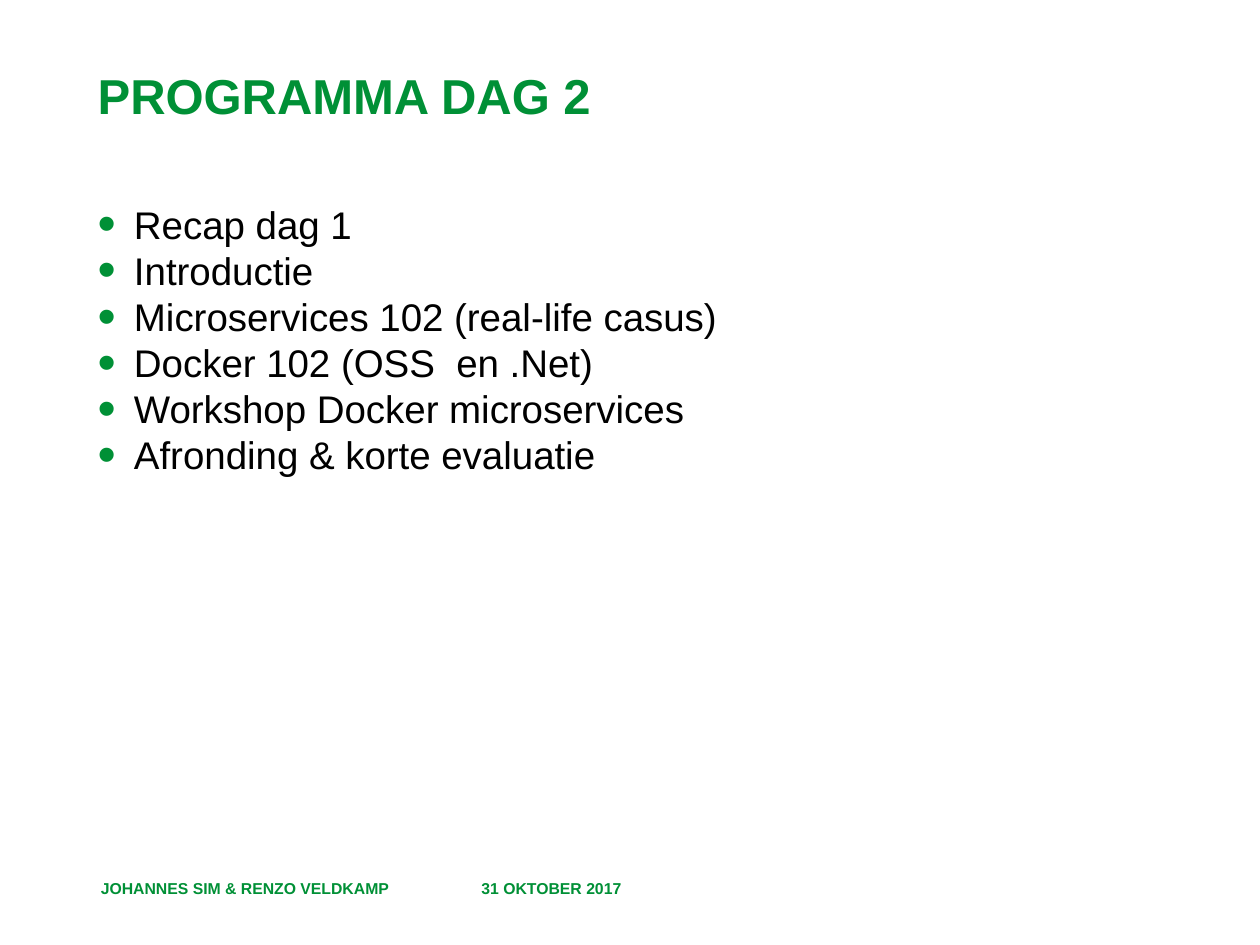
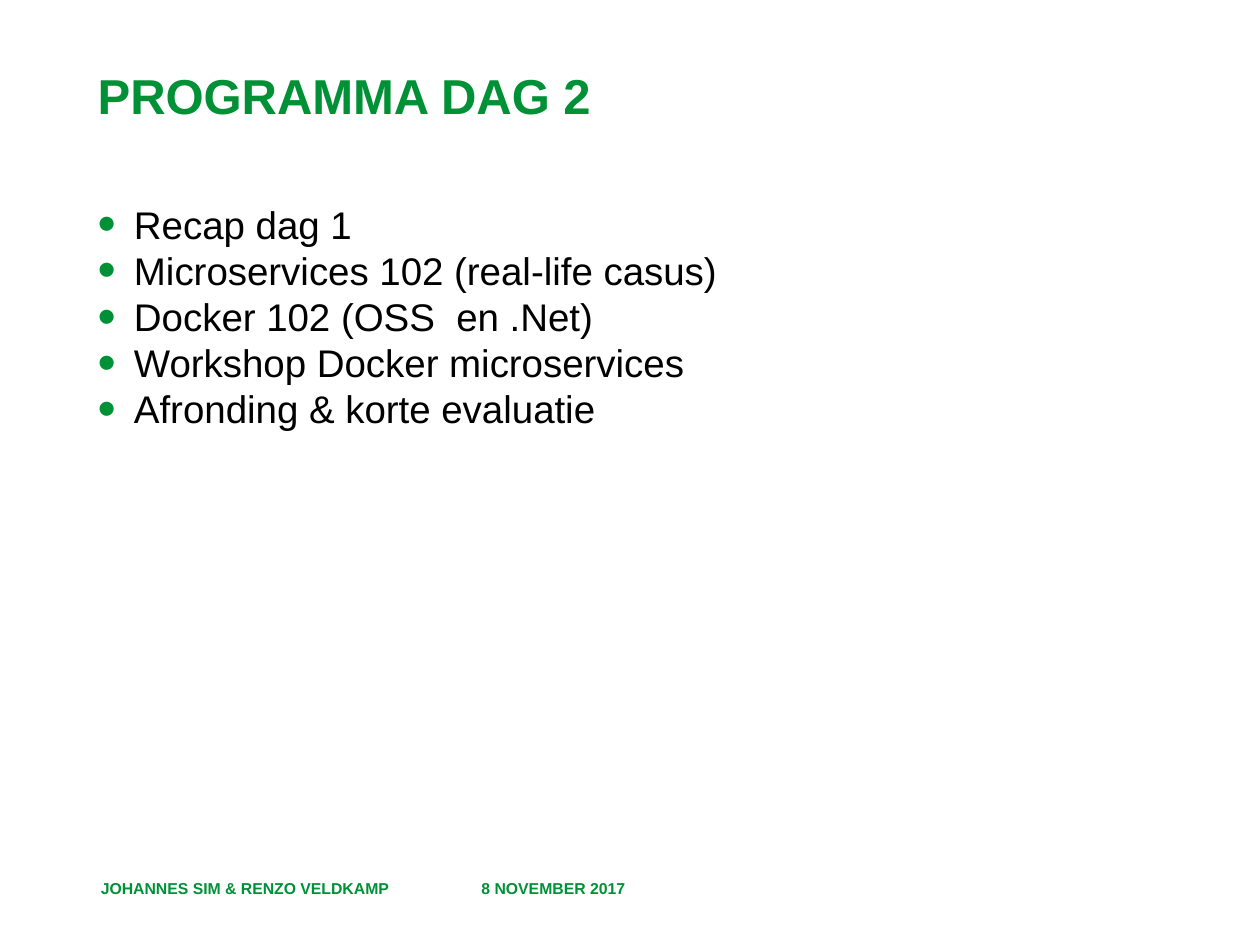
Before and after one commit to RenzoVeldkamp/MicroContainer, a slide deck: slide 5 of Presentatie/Programma en Leerdoelen.pptx. Drawn at 1260x945 pixels with LibreOffice and Linux fonts; fonts in the diff are those of the drawing; background and template pictures are left out. Boxes give left, top, right and bottom in pixels: in the first picture for what was removed or moved away, otherwise in the second. Text is boxed around its words. In the diff, an @@ line names an element or a change of style, - is before the commit and + after.

```diff
--- a/Presentatie/Programma en Leerdoelen.pptx
+++ b/Presentatie/Programma en Leerdoelen.pptx
@@ text at box(134, 257, 313, 286): paragraph removed @@
-• Introductie
@@ text at box(481, 883, 625, 894): text changed @@
-31 OKTOBER 2017
+8 NOVEMBER 2017
```
Also in this commit, not shown: 4 other slides changed, 2 other files.
